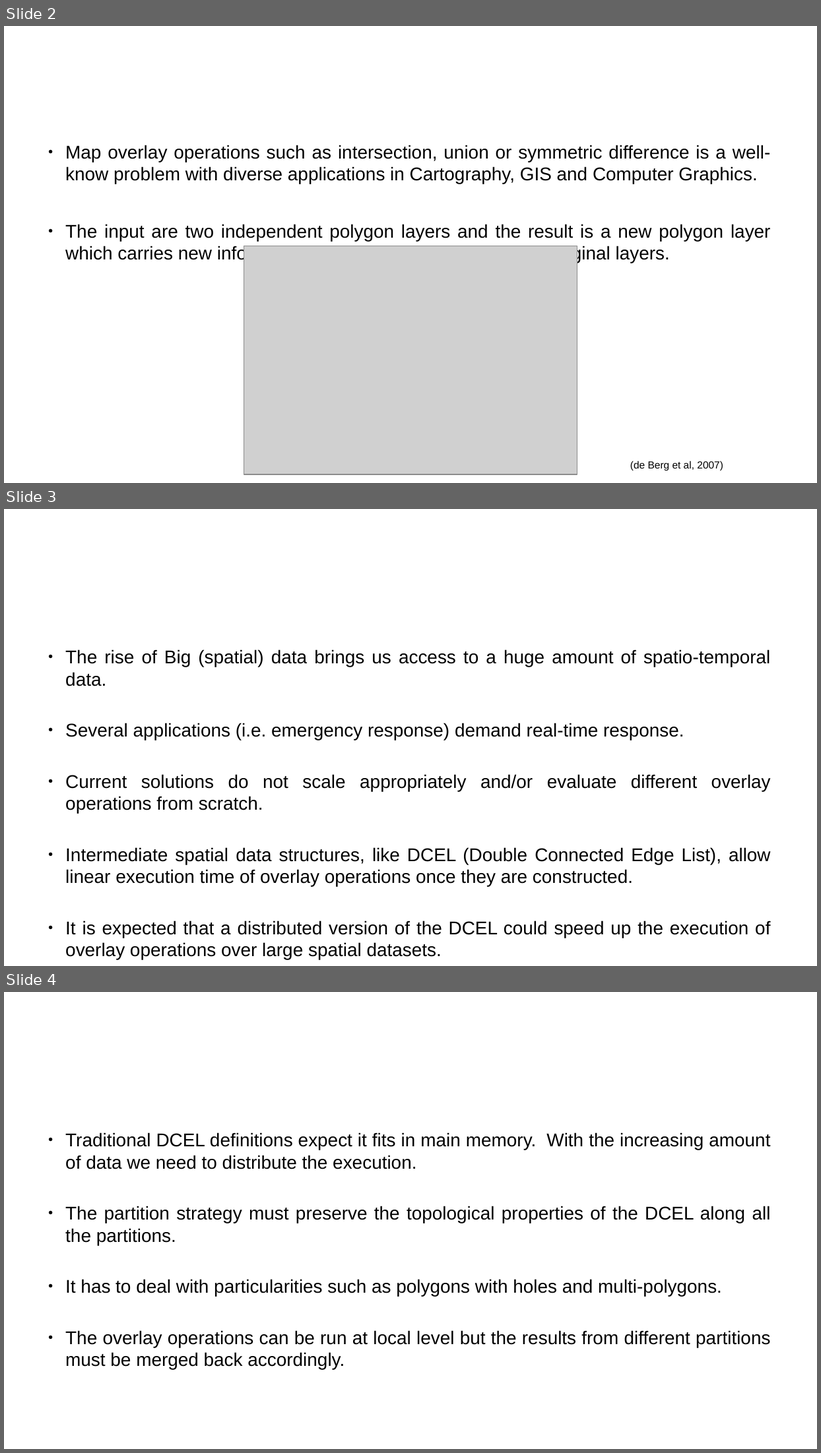
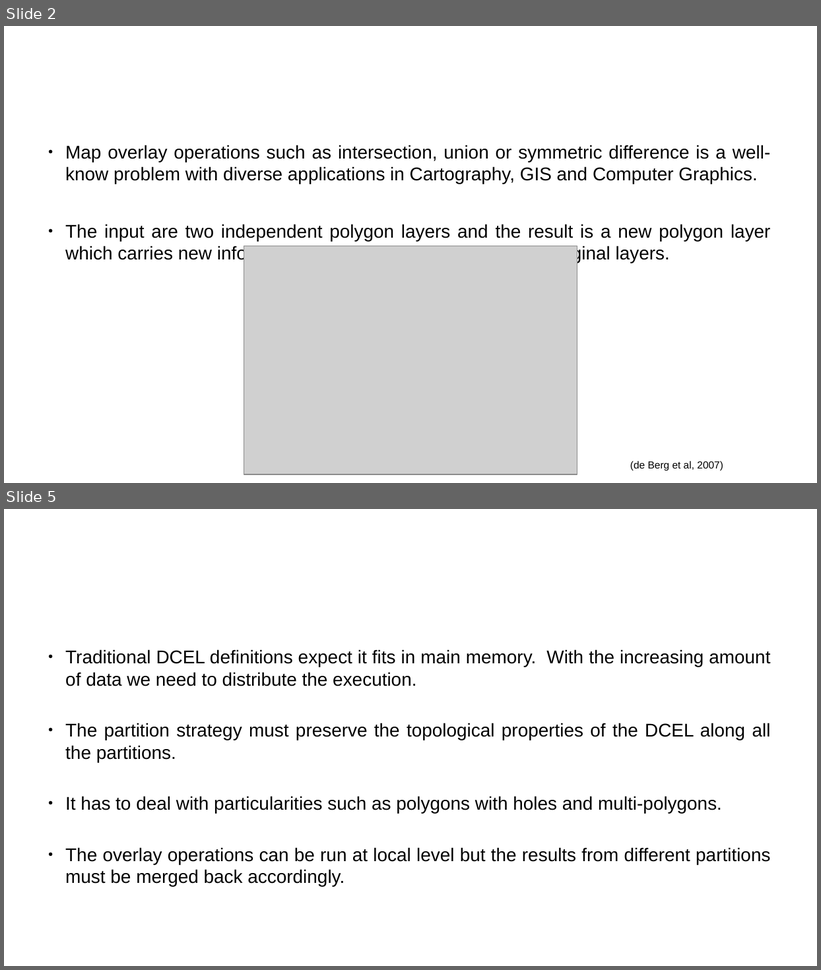
Before and after one commit to aocalderon/RIDIR, a slide deck: Docs/Slides/ProfMagdy_10142019/ProfMagdy_10142019.odp. Shown one above the other, each under a label of ours: slides 2, 3 and 4 before the commit, slides 2 and 5 after it; the slides between them are not shown. The pictures are 821x1453 and 821x970 pixels, drawn with LibreOffice and Linux fonts; fonts in the diff are those of the drawing; grey boxes stand for pictures; background and template pictures are left out. Boxes give left, top, right and bottom in pixels: in the first picture for what was removed or moved away, otherwise in the second. Text is boxed around its words. In the diff, an @@ line names an element or a change of style, - is before the commit and + after.

```diff
--- a/Docs/Slides/ProfMagdy_10142019/ProfMagdy_10142019.odp
+++ b/Docs/Slides/ProfMagdy_10142019/ProfMagdy_10142019.odp
@@ slide 3 removed at (x1=4, y1=509, x2=817, y2=966), background #FFFFFF @@
@@ title removed at (x1=44, y1=527, x2=611, y2=602) @@
-Motivation
@@ text removed at (x1=65, y1=650, x2=771, y2=960) @@
-● The rise of Big (spatial) data brings us access to a huge amount of spatio-temporal data.
-● Several applications (i.e. emergency response) demand real-time response.
-● Current solutions do not scale appropriately and/or evaluate different overlay operations from scratch.
-● Intermediate spatial data structures, like DCEL (Double Connected Edge List), allow linear execution time of overlay operations once they are constructed.
-● It is expected that a distributed version of the DCEL could speed up the execution of overlay operations over large spatial datasets.
@@ what was slide 4 is now slide 5 @@
```
Also in this commit, not shown: 4 slides added, 1 other slide removed, 18 other files.
